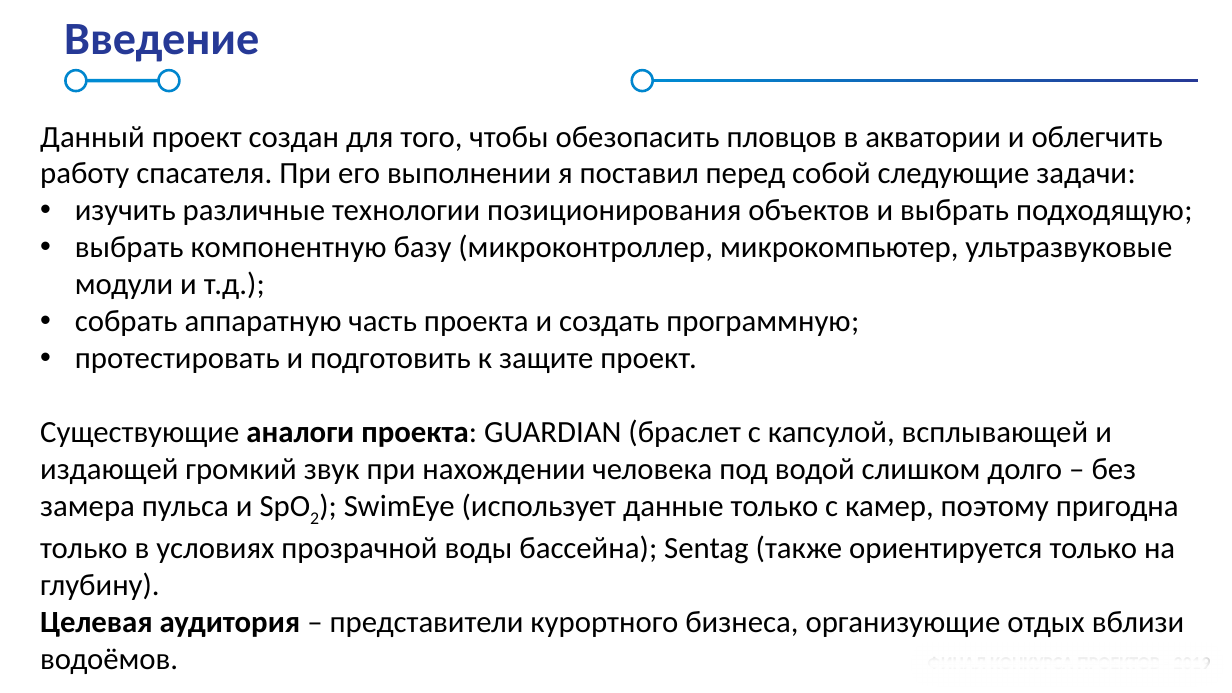
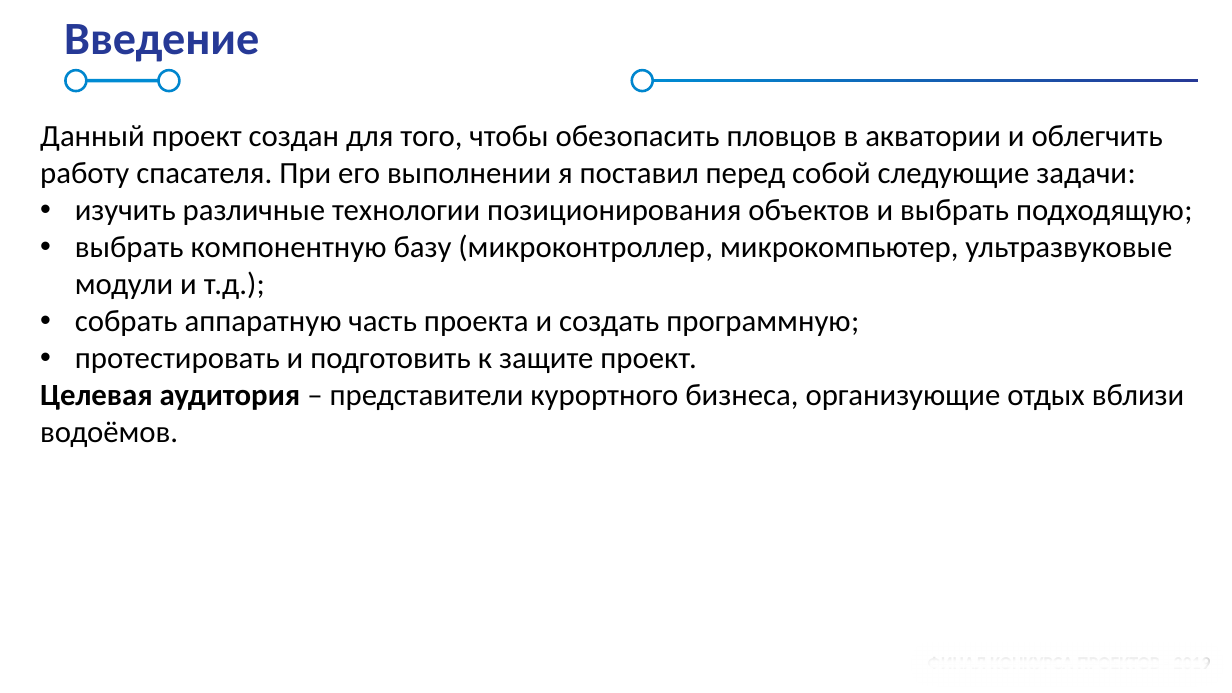
Before and after one commit to hyperapps19/RescuerHelper_presentation, a slide deck: slide 2 of Проект «Помощник спасателя».pptx. Drawn at 1232x693 pixels with LibreOffice and Linux fonts; fonts in the diff are those of the drawing; background and template pictures are left out. Boxes give left, top, right and bottom in pixels: in the first picture for what was removed or moved away, otherwise in the second. Text is boxed around its words. In the diff, an @@ line names an element or a change of style, - is before the commit and + after.

```diff
--- a/Проект «Помощник спасателя».pptx
+++ b/Проект «Помощник спасателя».pptx
@@ text at (x1=40, y1=419, x2=1179, y2=600): paragraph removed @@
-Существующие аналоги проекта: GUARDIAN (браслет с капсулой, всплывающей и издающей громкий звук при нахождении человека под водой слишком долго – без замера пульса и SpO2); SwimEye (использует данные только с камер, поэтому пригодна только в условиях прозрачной воды бассейна); Sentag (также ориентируется только на глубину).
```
Also in this commit, not shown: 5 slides added, 2 slides removed, 1 other file.
